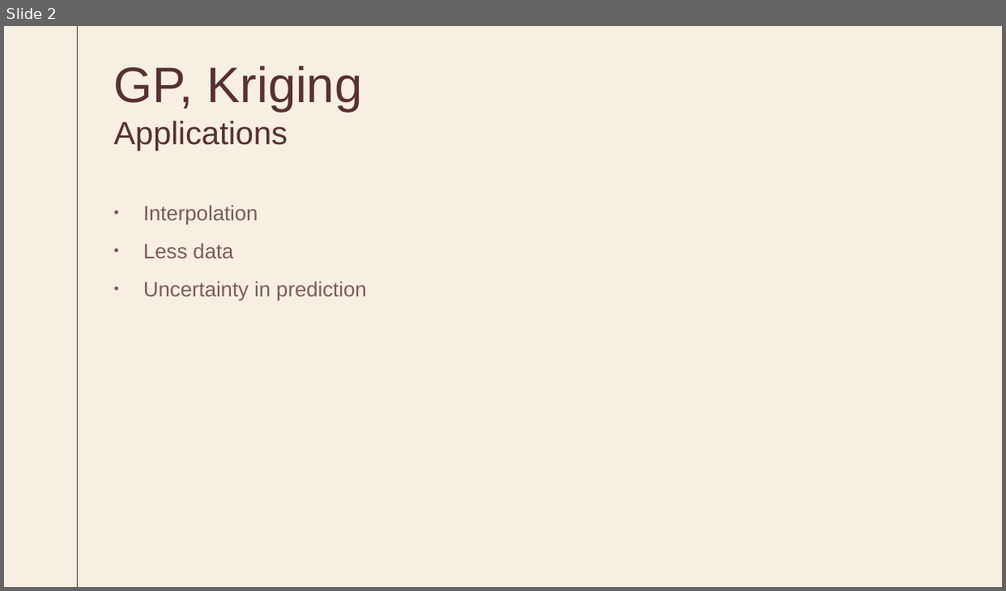
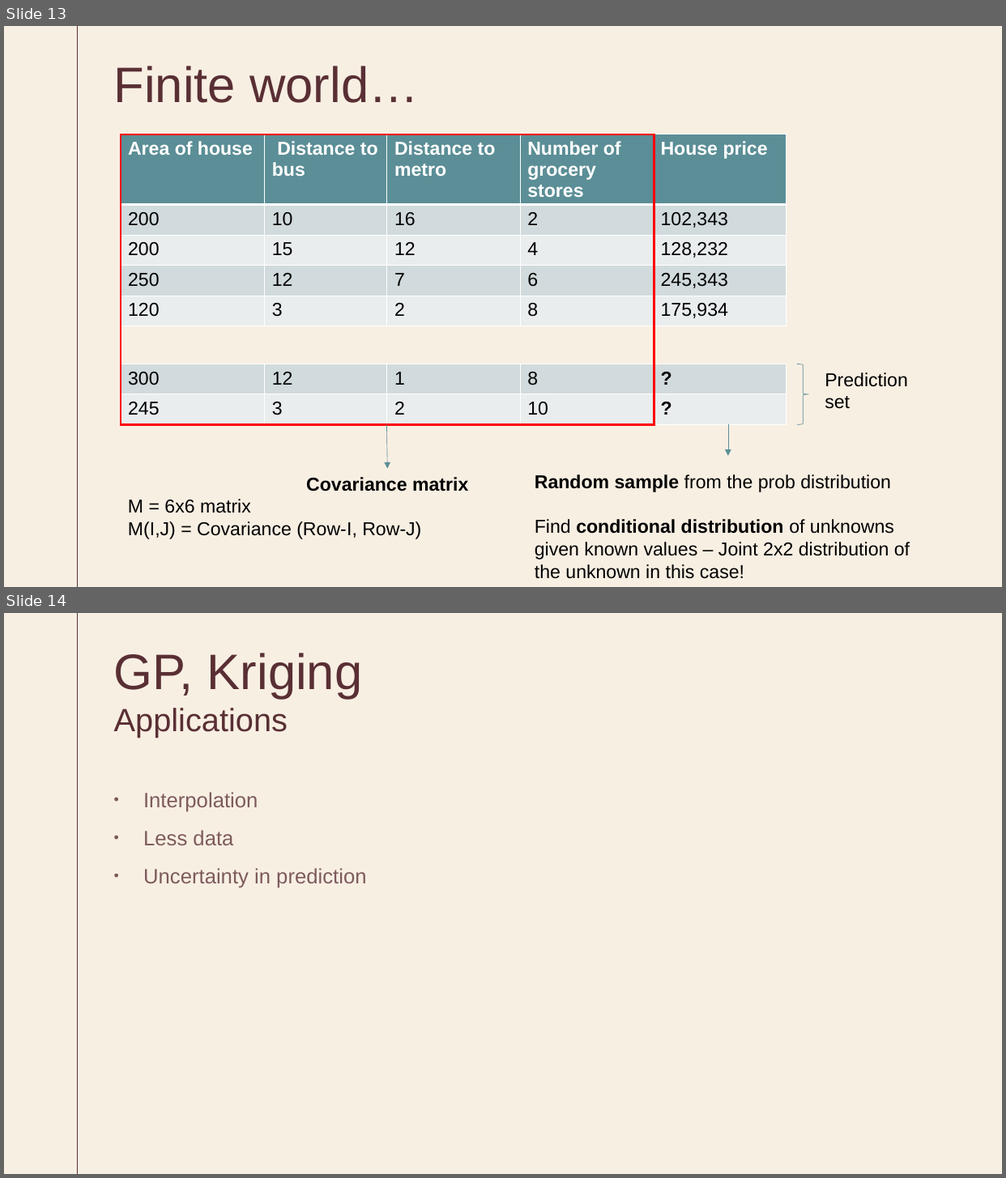
Before and after one commit to SarnathK/gp_tutorial, a slide deck: GP.pptx. Shown one above the other, each under a label of ours: slide 2 before the commit, slides 13 and 14 after it. The pictures are 1006x591 and 1006x1178 pixels, drawn with LibreOffice and Linux fonts; fonts in the diff are those of the drawing. Boxes give left, top, right and bottom in pixels: in the first picture for what was removed or moved away, otherwise in the second. Text is boxed around its words. In the diff, an @@ line names an element or a change of style, - is before the commit and + after.

```diff
--- a/GP.pptx
+++ b/GP.pptx
@@ slide 13 added at (4, 26, 1002, 587), background #F8EFE3; not listed: 1 template element that a slide beside it also shows @@
@@ title added at (114, 66, 419, 103), 48 pt, text #592F34 @@
+Finite world…
@@ table added at (121, 135, 787, 331), 5 rows, 5 columns @@
+Area of house | Distance to bus | Distance to metro | Number of grocery stores | House price
+200 | 10 | 16 | 2 | 102,343
+200 | 15 | 12 | 4 | 128,232
+250 | 12 | 7 | 6 | 245,343
+120 | 3 | 2 | 8 | 175,934
@@ rectangle added at (121, 135, 654, 425), outline #FF0000 2 pt @@
@@ table added at (121, 365, 787, 425), 2 rows, 5 columns @@
+300 | 12 | 1 | 8 | ?
+245 | 3 | 2 | 10 | ?
@@ right brace added at (797, 365, 809, 425), outline #5B8E96 0.5 pt @@
@@ text added at (825, 373, 908, 409), 18 pt, text #000000 @@
+Prediction set
@@ arrow added from (386, 425) to (387, 469), #5B8E96 0.5 pt @@
@@ arrow added from (728, 425) to (728, 456), #5B8E96 0.5 pt @@
@@ text added at (128, 477, 468, 540), 18 pt, text #000000 @@
+Covariance matrix
+M = 6x6 matrix
+M(I,J) = Covariance (Row-I, Row-J)
@@ text added at (535, 475, 910, 579), 18 pt, text #000000 @@
+Random sample from the prob distribution
+Find conditional distribution of unknowns given known values – Joint 2x2 distribution of the unknown in this case!
@@ what was slide 2 is now slide 14 @@
```
Also in this commit, not shown: 3 slides changed, 10 other slides added, 4 slides removed, 1 other file.
